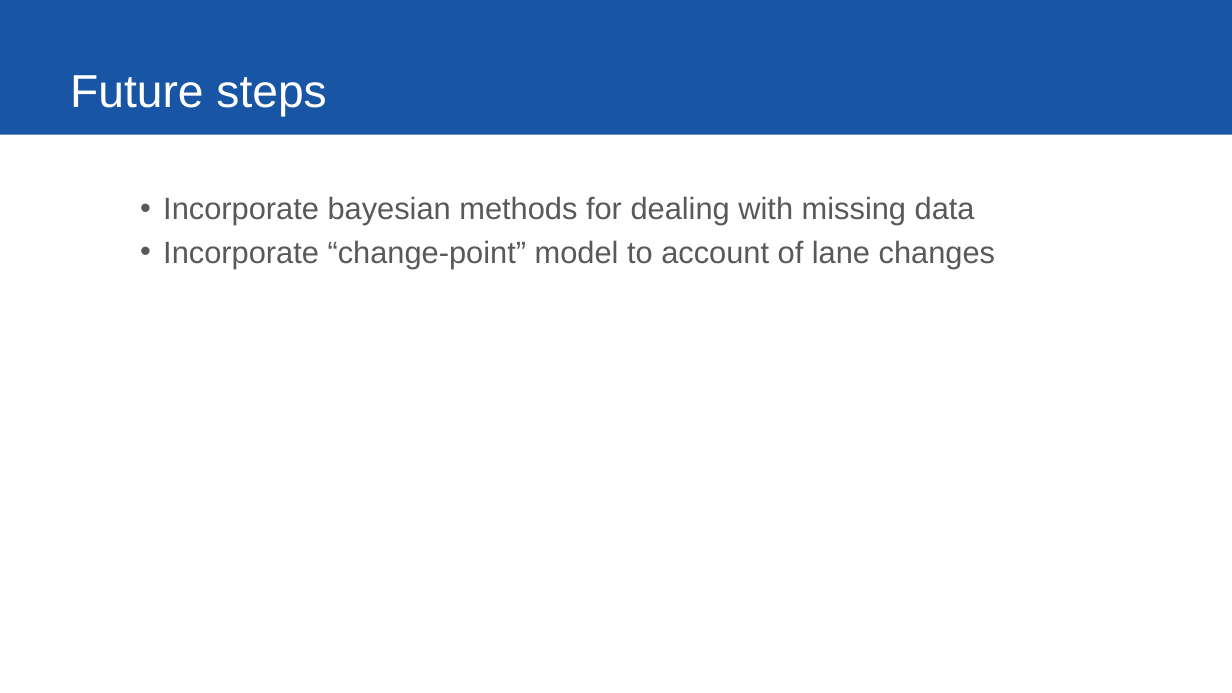
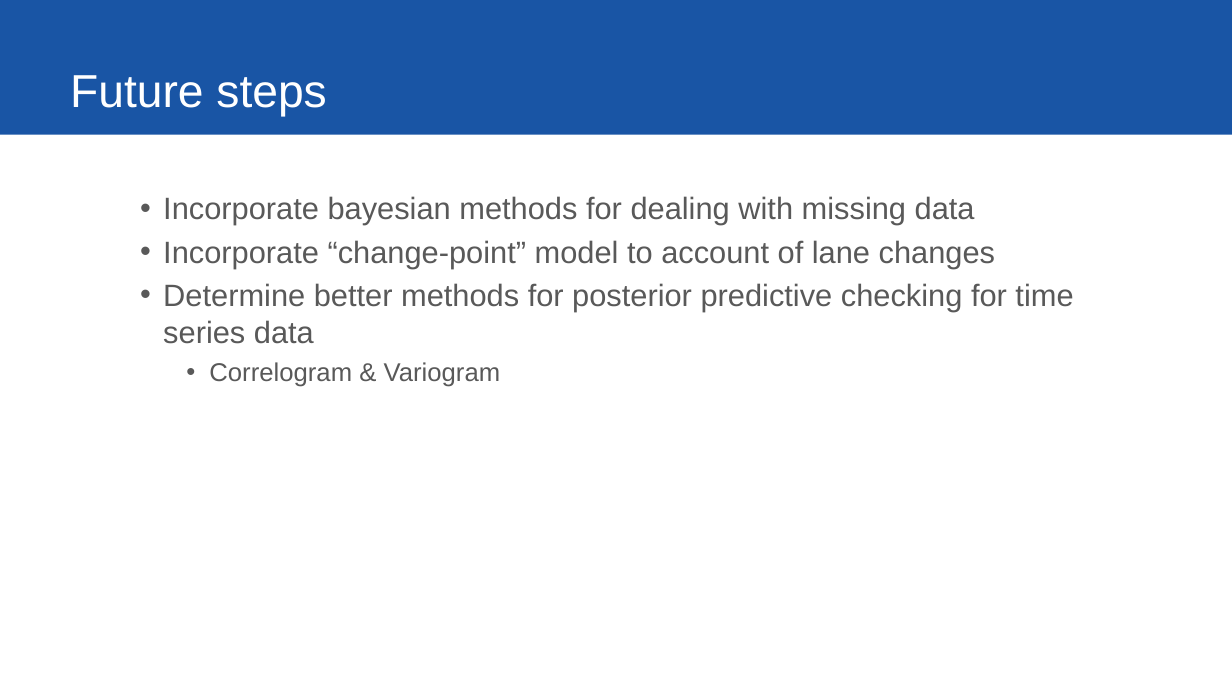
Before and after one commit to ybryan/stat685_distracted_driving, a slide deck: slide 18 of src/presentation/final_presentation.pptx (slide 16 before the commit). Drawn at 1232x693 pixels with LibreOffice and Linux fonts; fonts in the diff are those of the drawing. Boxes give left, top, right and bottom in pixels: in the first picture for what was removed or moved away, otherwise in the second. Text is boxed around its words. In the diff, an @@ line names an element or a change of style, - is before the commit and + after.

```diff
--- a/src/presentation/final_presentation.pptx
+++ b/src/presentation/final_presentation.pptx
@@ text at [163,283,1073,387]: paragraphs added @@
+  • Determine better methods for posterior predictive checking for time series data
+    • Correlogram & Variogram
```
Also in this commit, not shown: 7 other slides changed, 8 slides added, 1 slide removed, 4 other files.
